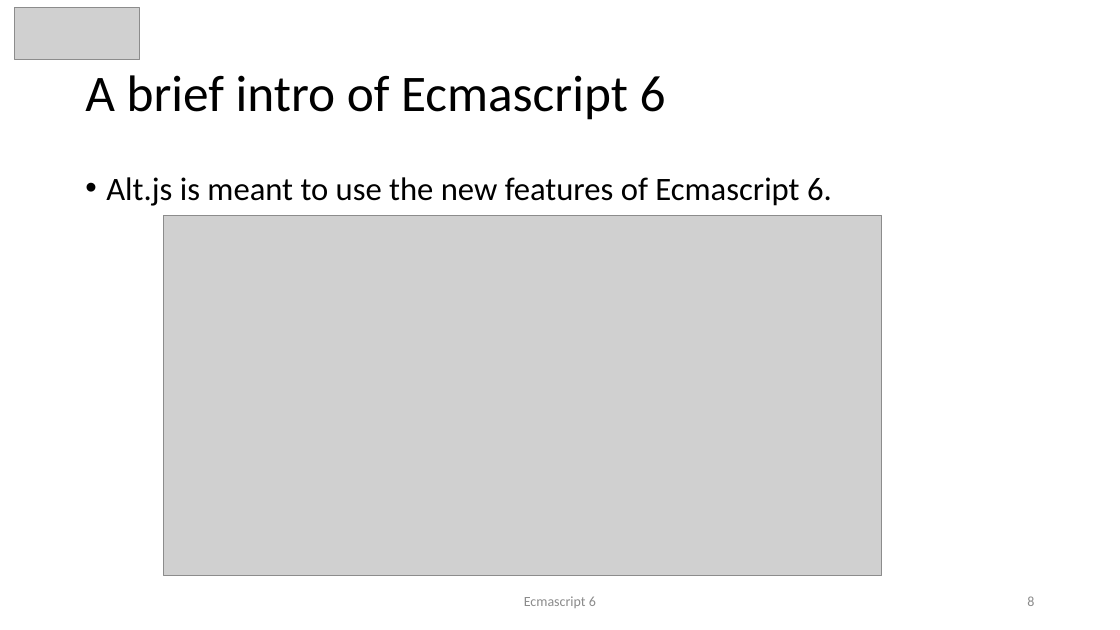
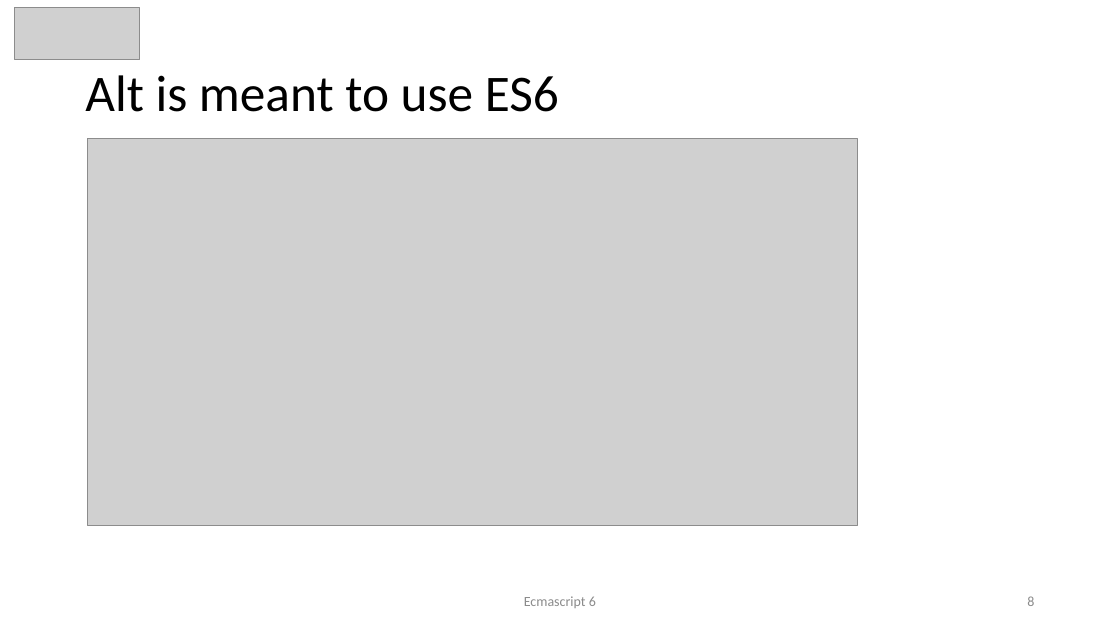
Before and after one commit to awahab29/samplealt, a slide deck: slide 8 of React.pptx. Drawn at 1120x630 pixels with LibreOffice and Linux fonts; fonts in the diff are those of the drawing; grey boxes stand for pictures. Boxes give left, top, right and bottom in pixels: in the first picture for what was removed or moved away, otherwise in the second. Text is boxed around its words. In the diff, an @@ line names an element or a change of style, - is before the commit and + after.

```diff
--- a/React.pptx
+++ b/React.pptx
@@ title at bbox=[85, 75, 559, 112]: text changed @@
-A brief intro of Ecmascript 6
+Alt is meant to use ES6
@@ picture: place and size @@
-picture at bbox=[163, 215, 882, 576]
+picture at bbox=[87, 139, 858, 525]
@@ text removed at bbox=[106, 177, 832, 206] @@
-• Alt.js is meant to use the new features of Ecmascript 6.
```
Also in this commit, not shown: 1 other slide changed.
